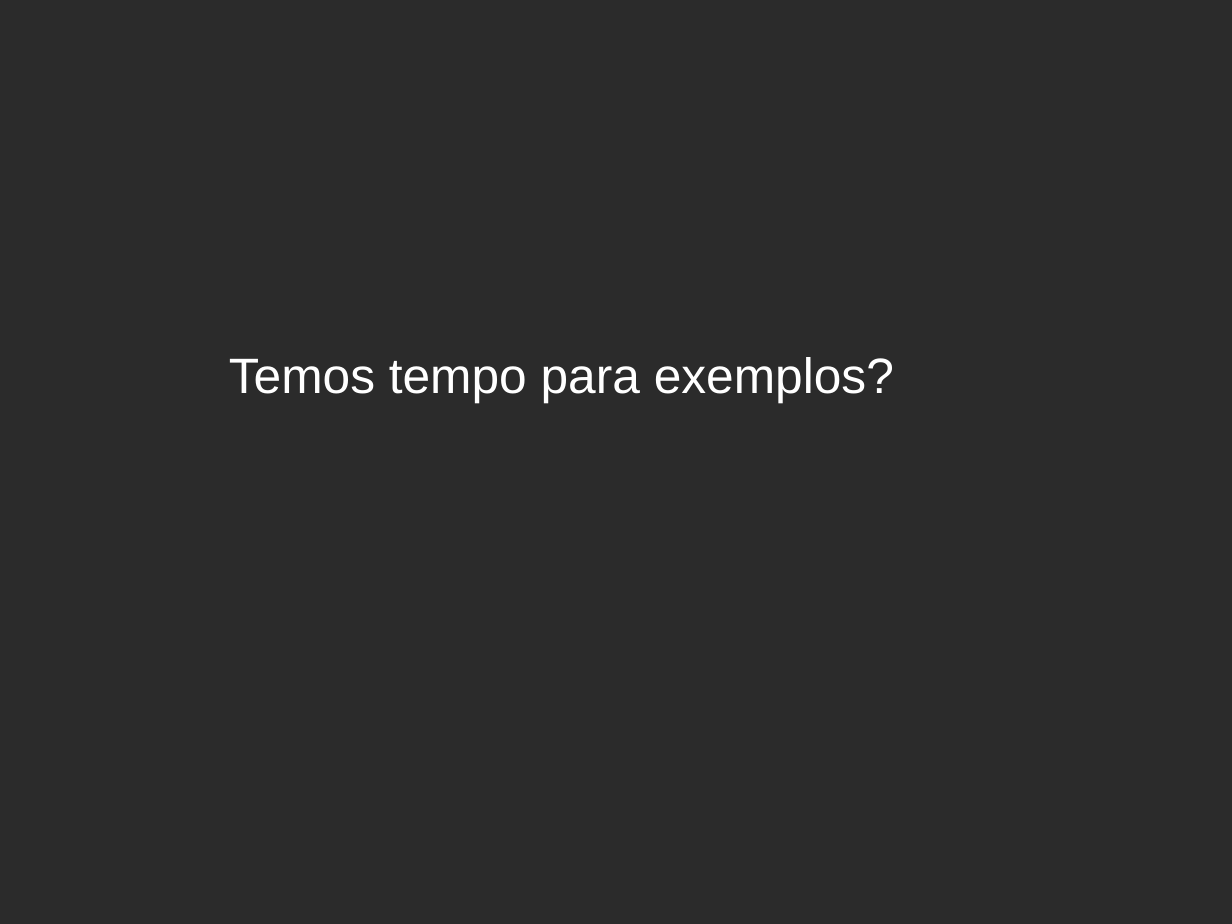
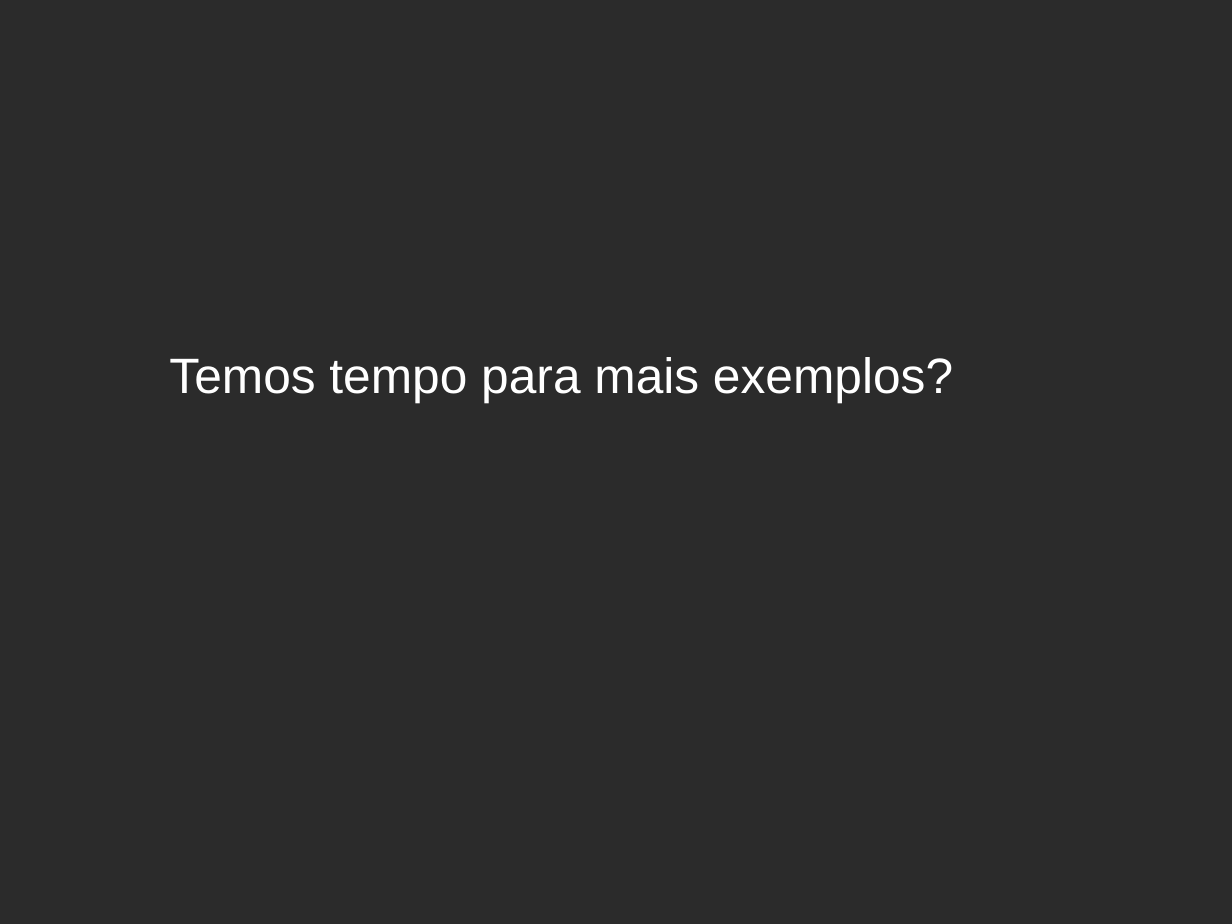
Before and after one commit to hbobenicio/ruby-examples, a slide deck: slide 27 of apresentacao-ruby.odp. Drawn at 1232x924 pixels with LibreOffice and Linux fonts; fonts in the diff are those of the drawing; background and template pictures are left out; a plain dark background stands for a picture behind light text. Boxes give left, top, right and bottom in pixels: in the first picture for what was removed or moved away, otherwise in the second. Text is boxed around its words. In the diff, an @@ line names an element or a change of style, - is before the commit and + after.

```diff
--- a/apresentacao-ruby.odp
+++ b/apresentacao-ruby.odp
@@ subtitle at (x1=169, y1=357, x2=953, y2=402): text changed @@
-Temos tempo para exemplos?
+Temos tempo para mais exemplos?
```
Also in this commit, not shown: 4 other slides changed, 6 other files.
